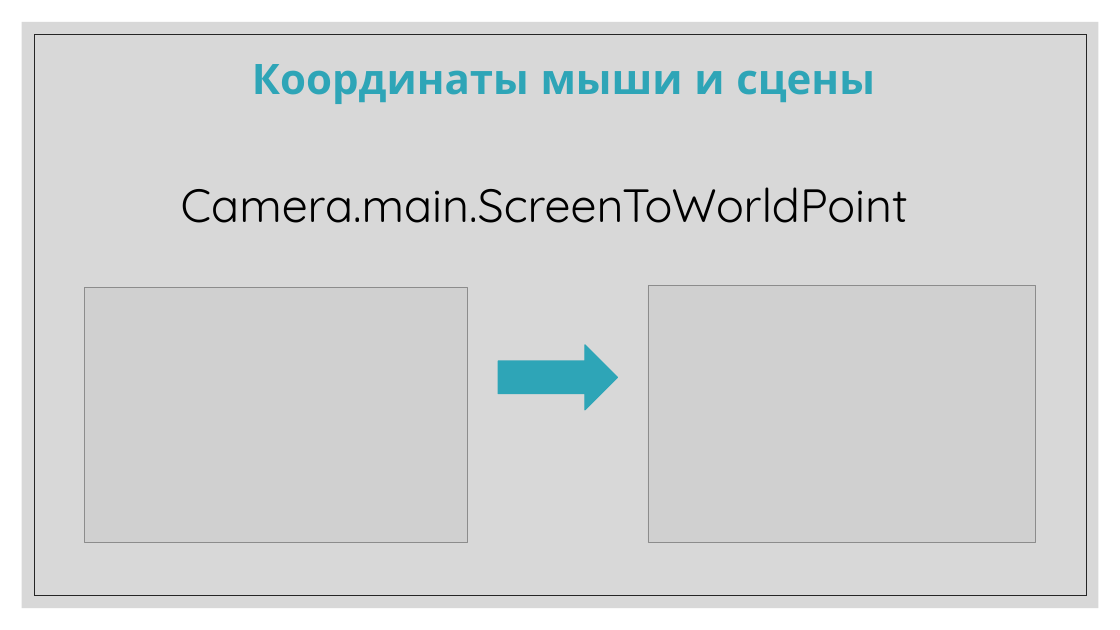
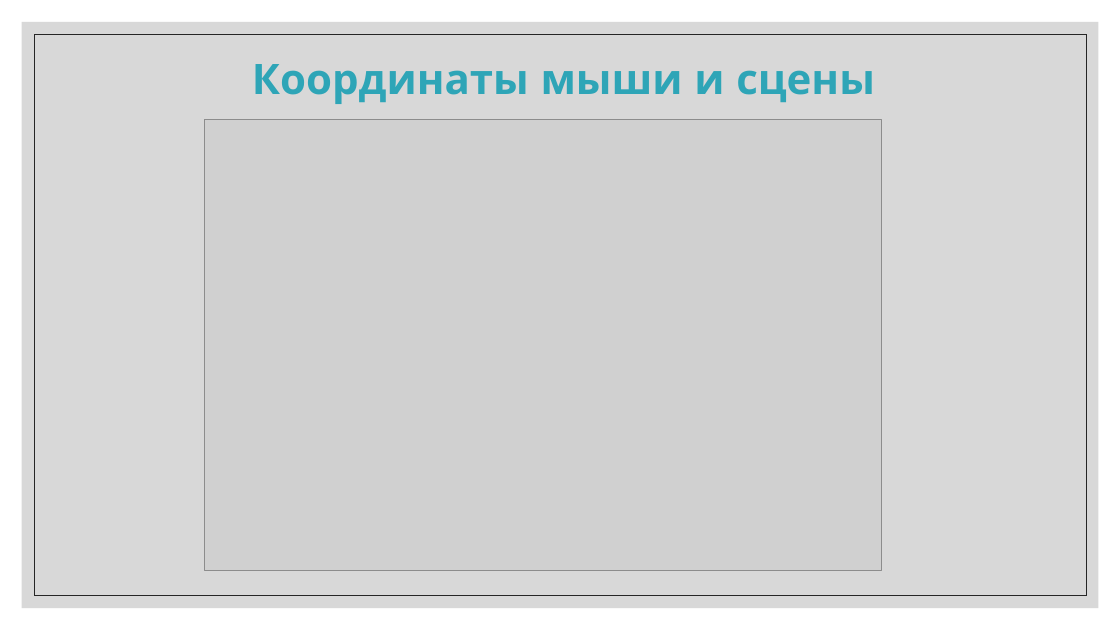
Before and after one commit to IriEfremova/LessonsCube, a slide deck: slide 12 of Unity/Lesson10/Mouse.pptx (slide 7 before the commit). Drawn at 1120x630 pixels with LibreOffice and Linux fonts; fonts in the diff are those of the drawing; grey boxes stand for pictures. Boxes give left, top, right and bottom in pixels: in the first picture for what was removed or moved away, otherwise in the second. Text is boxed around its words. In the diff, an @@ line names an element or a change of style, - is before the commit and + after.

```diff
--- a/Unity/Lesson10/Mouse.pptx
+++ b/Unity/Lesson10/Mouse.pptx
@@ picture: place and size @@
-picture at <box>85,288,468,544</box>
+picture at <box>205,119,881,570</box>
@@ text removed at <box>181,187,908,223</box> @@
-Camera.main.ScreenToWorldPoint
@@ picture removed at <box>648,286,1035,543</box> @@
@@ right arrow removed at <box>498,345,618,410</box> @@
```
Also in this commit, not shown: 2 other slides changed, 4 slides added, 3 other files.
